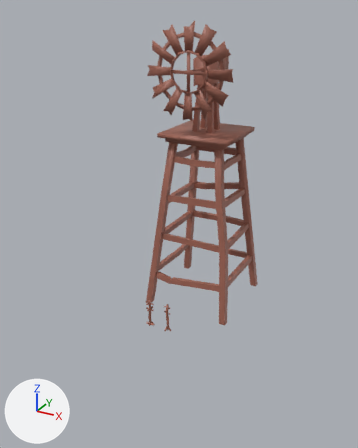
What one commit did to the Blender file Modelos/Cenario Cowboy/breder semestre2 semana 3.blend.
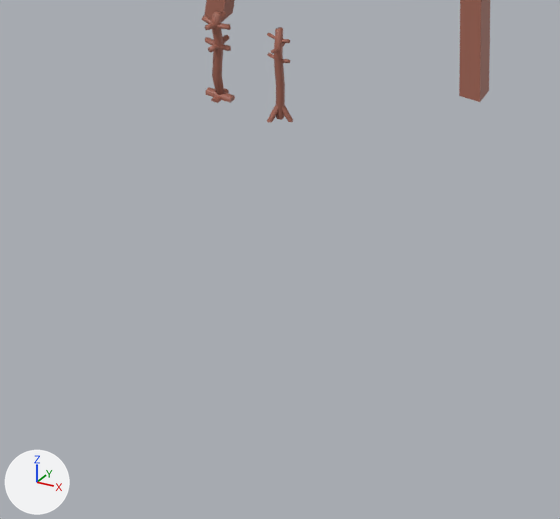
Old and new are each drawn whole from a 50 mm lens placed at (10.33, -11.62, 14.66), pointed at (0.73, 5.82, 5.94) and again close up on the part from 25% to 69% of the width and 66% to 99% of the height. Lighting does not change. The marker at lower left points along +X, +Y and +Z.

Names of what the first close-up shows: 'GuardaChapeu.1', 'GuardaChapeu.2', 'MoinhoVento'.
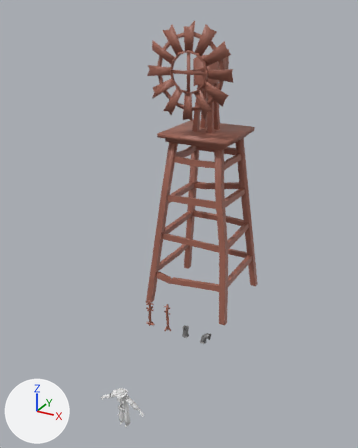
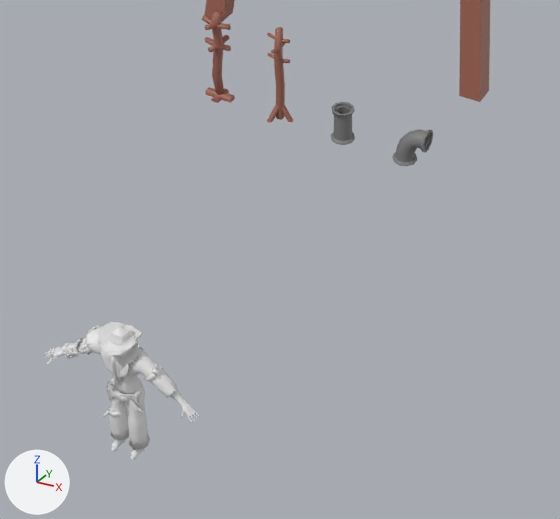
Where the change shows, as pixel boxes (x1, y1, x2, y2) in the close-ups (560 x 519 px):
'cowboy', shown: after (44, 322, 200, 459)
'Cano.Curvado', added: after (393, 129, 433, 166)
'Cano', added: after (331, 102, 355, 145)

What changed in the scene script:
```text
Add mat_material_001:
    mat_material_001 = principled_material('Material.001')
    mat_material_001.base_color = (0.208, 0.208, 0.208)  # grey #7e7e7e
Add mat_material:
    mat_material = principled_material('Material')
    mat_material.base_color = (0.208, 0.208, 0.208)  # grey #7e7e7e
Add me_cylinder_002:
    me_cylinder_002.from_pydata(...)  # 148 vertices, 120 faces; spans x -0.164..0.162, y -0.169..0.174, z 0.008..0.488
    me_cylinder_002.polygons.foreach_set('use_smooth', [True] * 120)
    me_cylinder_002.materials.append(mat_material_001)  # grey #7e7e7e
Add me_cylinder:
    me_cylinder.from_pydata(...)  # 228 vertices, 200 faces; spans x -0.207..0.296, y -0.17..0.173, z 0.0..0.561
    me_cylinder.polygons.foreach_set('use_smooth', [True] * 200)
    me_cylinder.materials.append(mat_material)  # grey #7e7e7e
Change ob_cowboy:
    remove ob_cowboy.hide_set(True)  # its collection is switched off
Add ob_cano:
    ob_cano = bpy.data.objects.new('Cano', me_cylinder_002)
    ob_cano.location = (1.0, 6.0, 0.0)
Add ob_cano_curvado:
    ob_cano_curvado = bpy.data.objects.new('Cano.Curvado', me_cylinder)
    ob_cano_curvado.location = (2.0, 6.0, 0.0)
```
